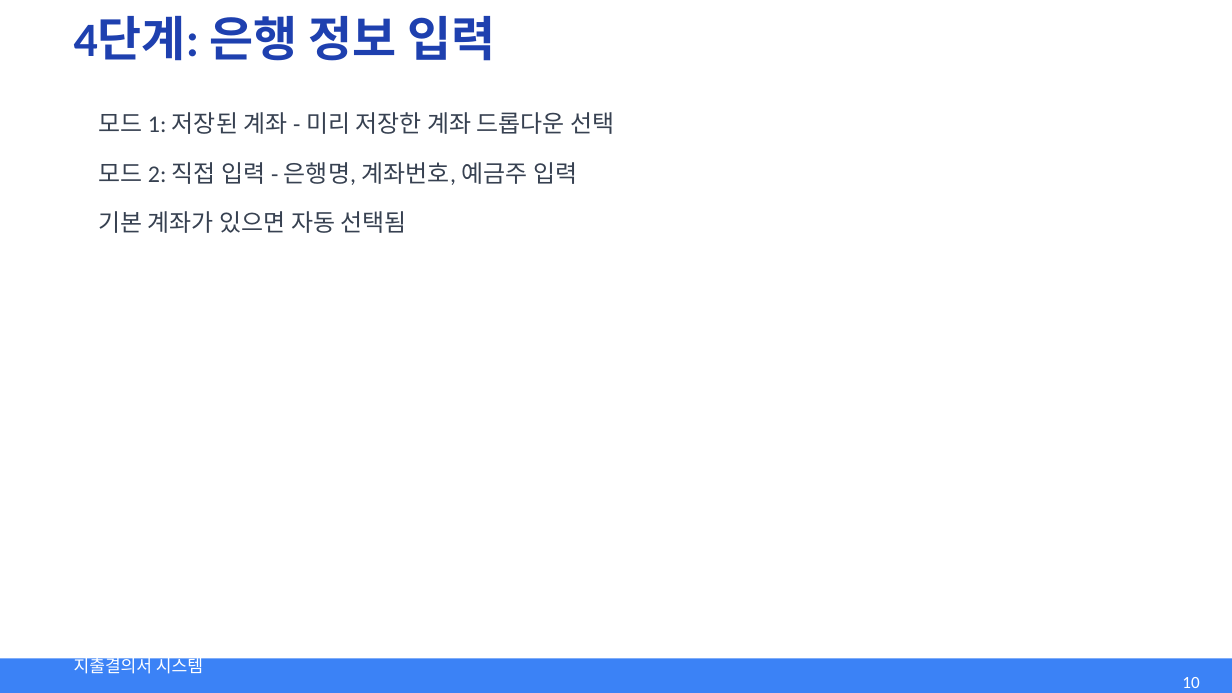
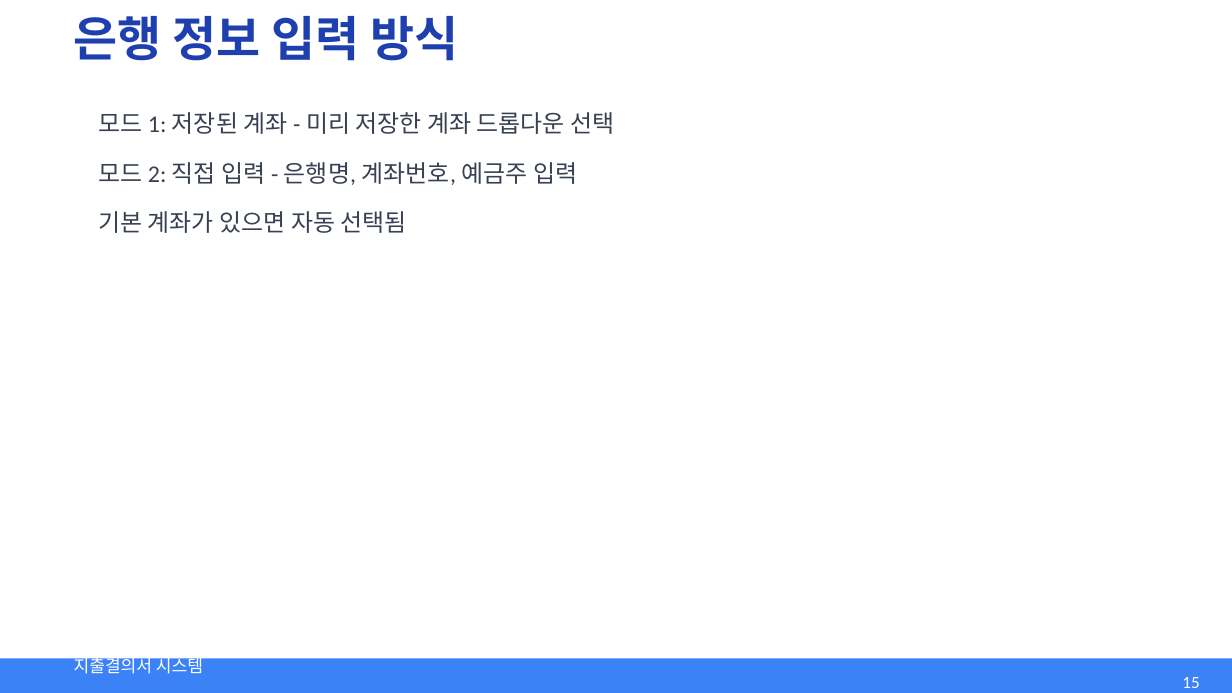
Before and after one commit to can1001/expense-saas, a slide deck: slide 15 of docs/user-guide/presentations/01-expense-guide.pptx (slide 10 before the commit). Drawn at 1232x693 pixels with LibreOffice and Linux fonts; fonts in the diff are those of the drawing. Boxes give left, top, right and bottom in pixels: in the first picture for what was removed or moved away, otherwise in the second. Text is boxed around its words. In the diff, an @@ line names an element or a change of style, - is before the commit and + after.

```diff
--- a/docs/user-guide/presentations/01-expense-guide.pptx
+++ b/docs/user-guide/presentations/01-expense-guide.pptx
@@ text at (x1=74, y1=16, x2=458, y2=61): text changed @@
-4단계: 은행 정보 입력
+은행 정보 입력 방식
@@ page number at (x1=1182, y1=677, x2=1199, y2=688): text changed @@
-10
+15
```
Also in this commit, not shown: 5 other slides changed, 7 slides added, 5 other files.
